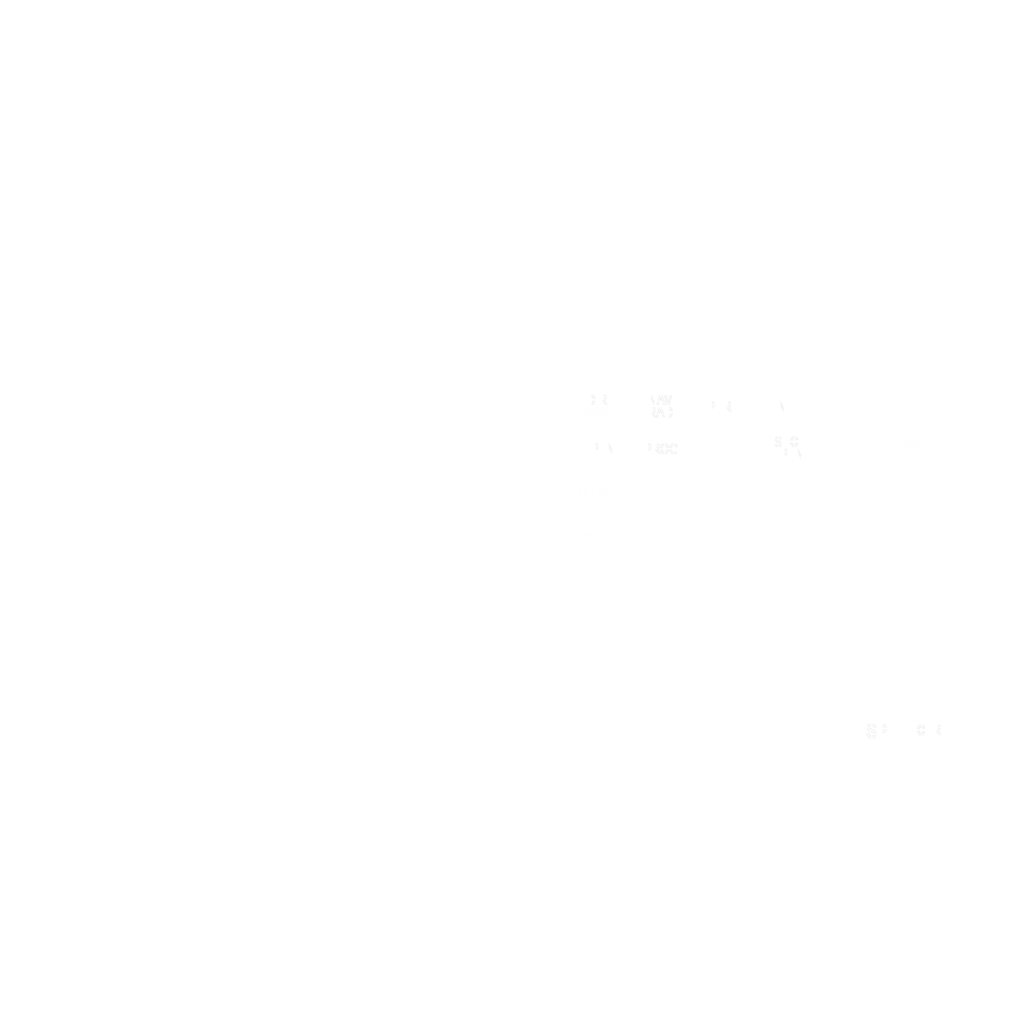
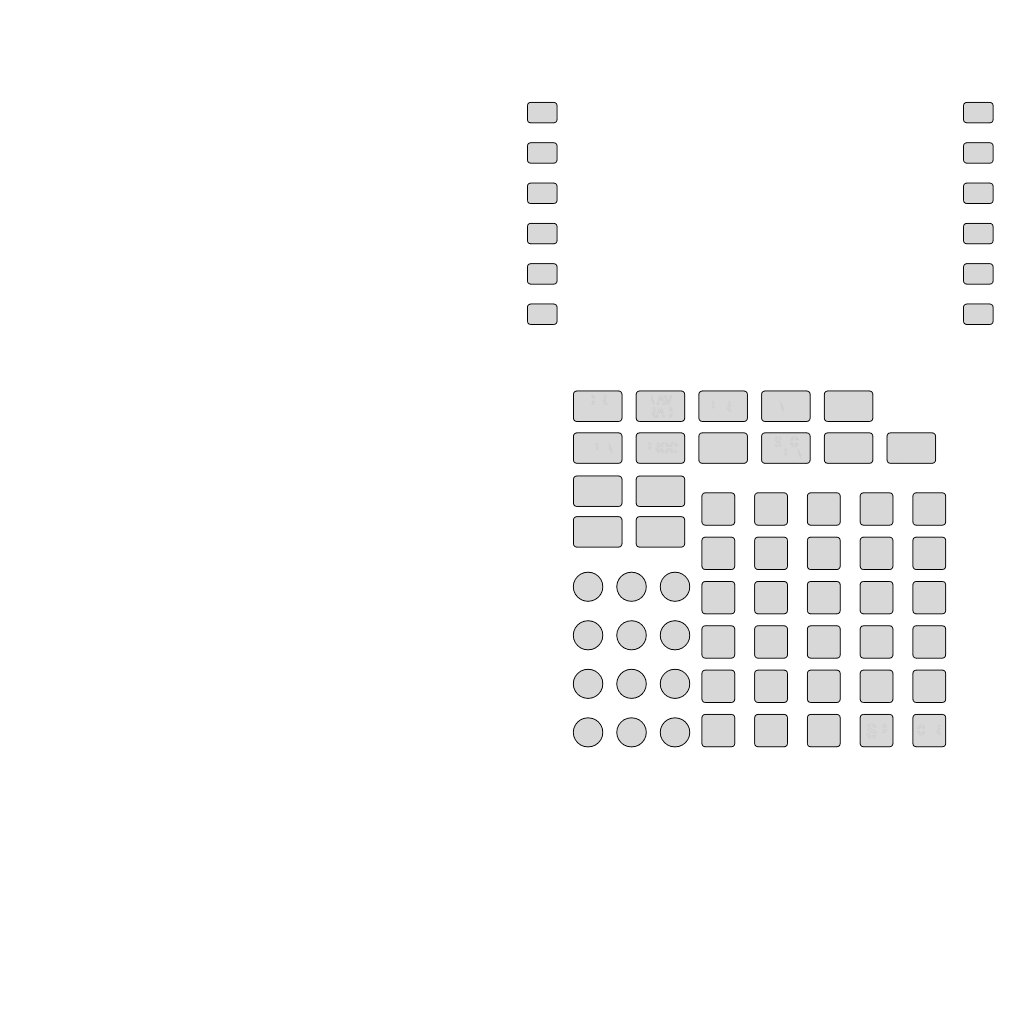
Layered file, before and after one edit (1024px x 1024px). Changes by layer:
showed "Map" over [left=527, top=101, right=994, bottom=748]
painted on "MCDU-glare.png" over [left=644, top=442, right=864, bottom=455]
